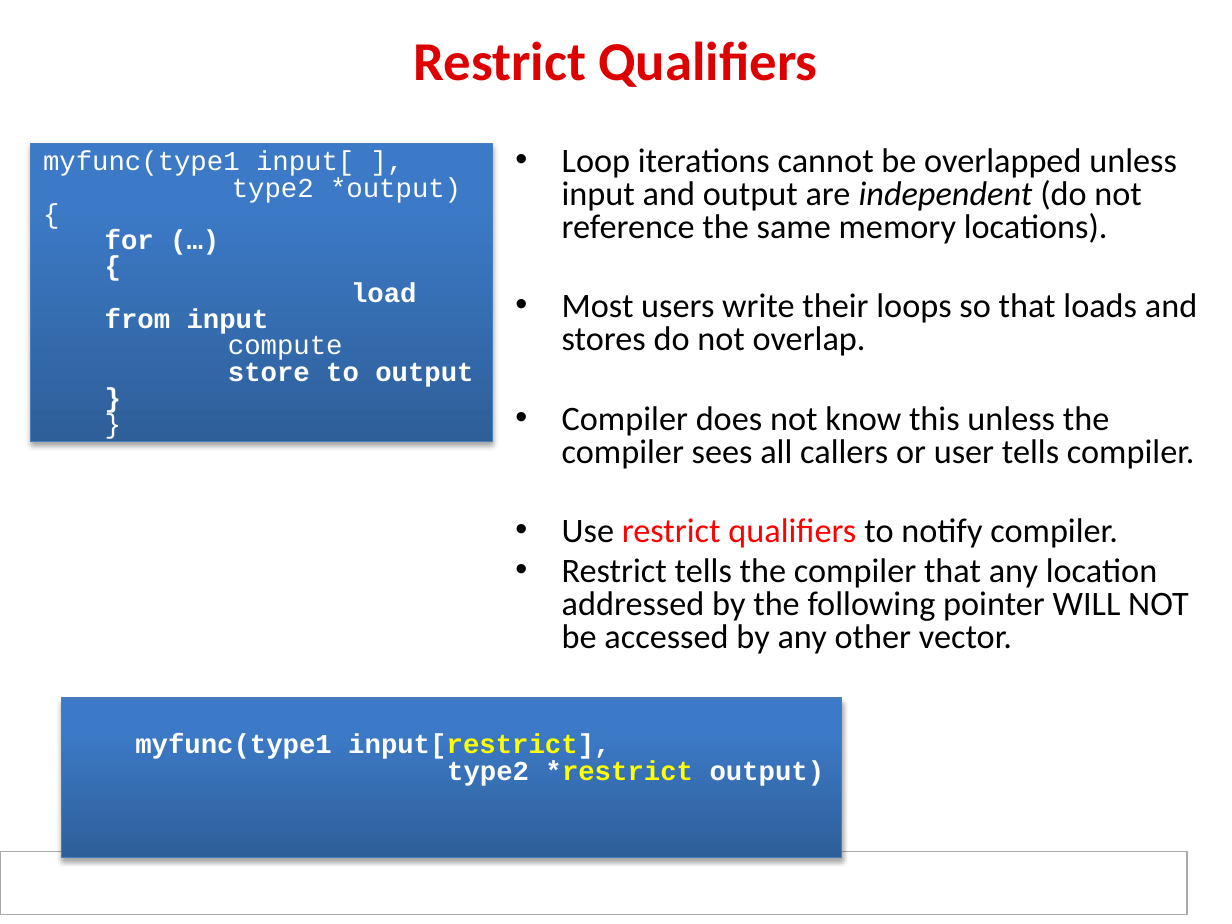
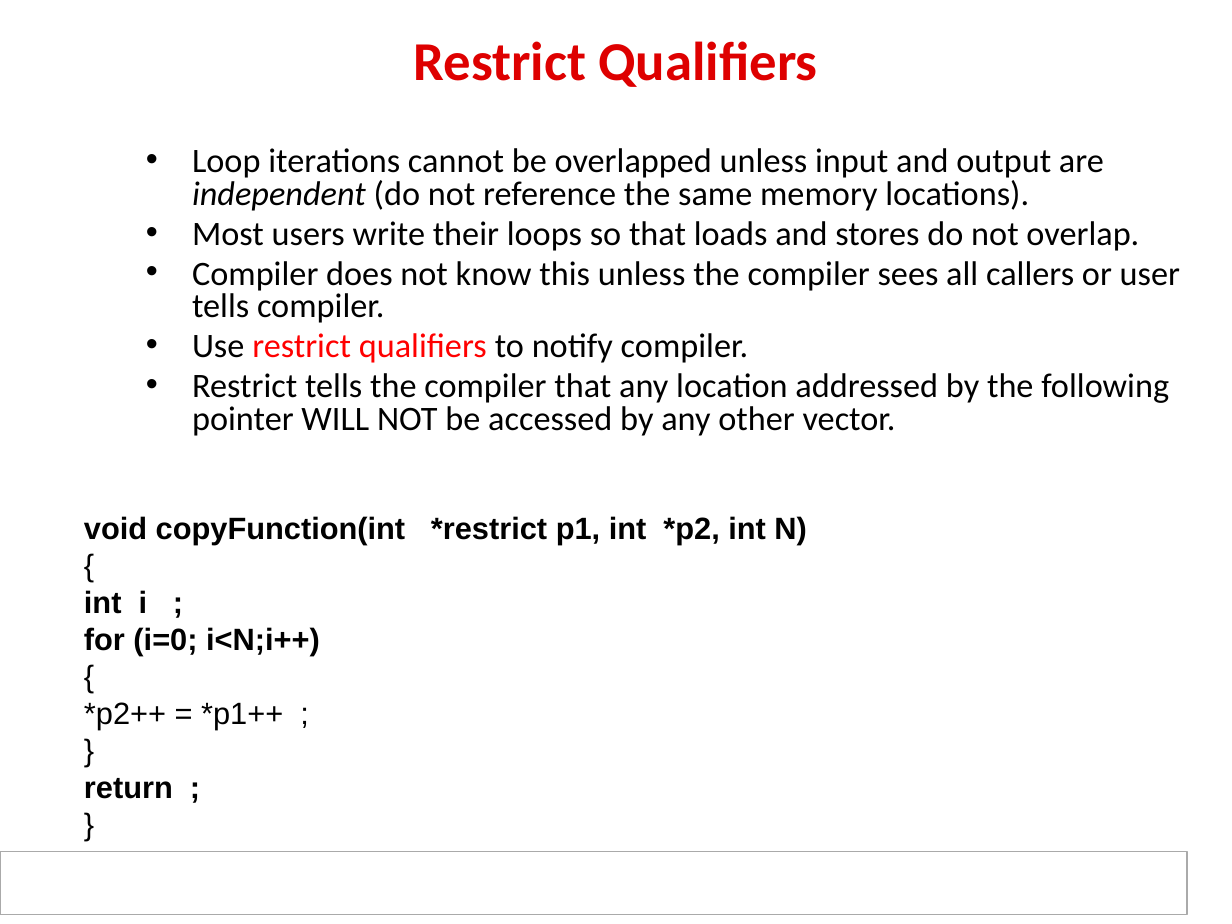
Before and after one commit to hari1989/keystone-workshop, a slide deck: slide 45 of slides/KeyStone Optimization.pptx (slide 39 before the commit). Drawn at 1232x924 pixels with LibreOffice and Linux fonts; fonts in the diff are those of the drawing; background and template pictures are left out. Boxes give left, top, right and bottom in pixels: in the first picture for what was removed or moved away, otherwise in the second. Text is boxed around its words. In the diff, an @@ line names an element or a change of style, - is before the commit and + after.

```diff
--- a/slides/KeyStone Optimization.pptx
+++ b/slides/KeyStone Optimization.pptx
@@ text "Loop iterations cannot be overlapped ..." rewrapped from <box>562,148,1197,654</box> to <box>192,148,1180,436</box> @@
@@ rectangle removed at <box>31,144,493,442</box> @@
-myfunc(type1 input[ ],
-type2 *output)
-{
-  for (…)
-  {
-  load from input
-compute
-  store to output
-  }
-}
@@ text added at <box>84,516,806,799</box>, 18 pt, text #000000, bold @@
+void copyFunction(int *restrict p1, int *p2, int N)
+{
+int i ;
+for (i=0; i<N;i++)
+{
+*p2++ = *p1++ ;
+}
+return ;
+}
@@ rectangle removed at <box>62,699,841,859</box> @@
-  myfunc(type1 input[restrict],
-  type2 *restrict output)
```
Also in this commit, not shown: 20 other slides changed, 12 slides added, 6 slides removed, 2 other files.
